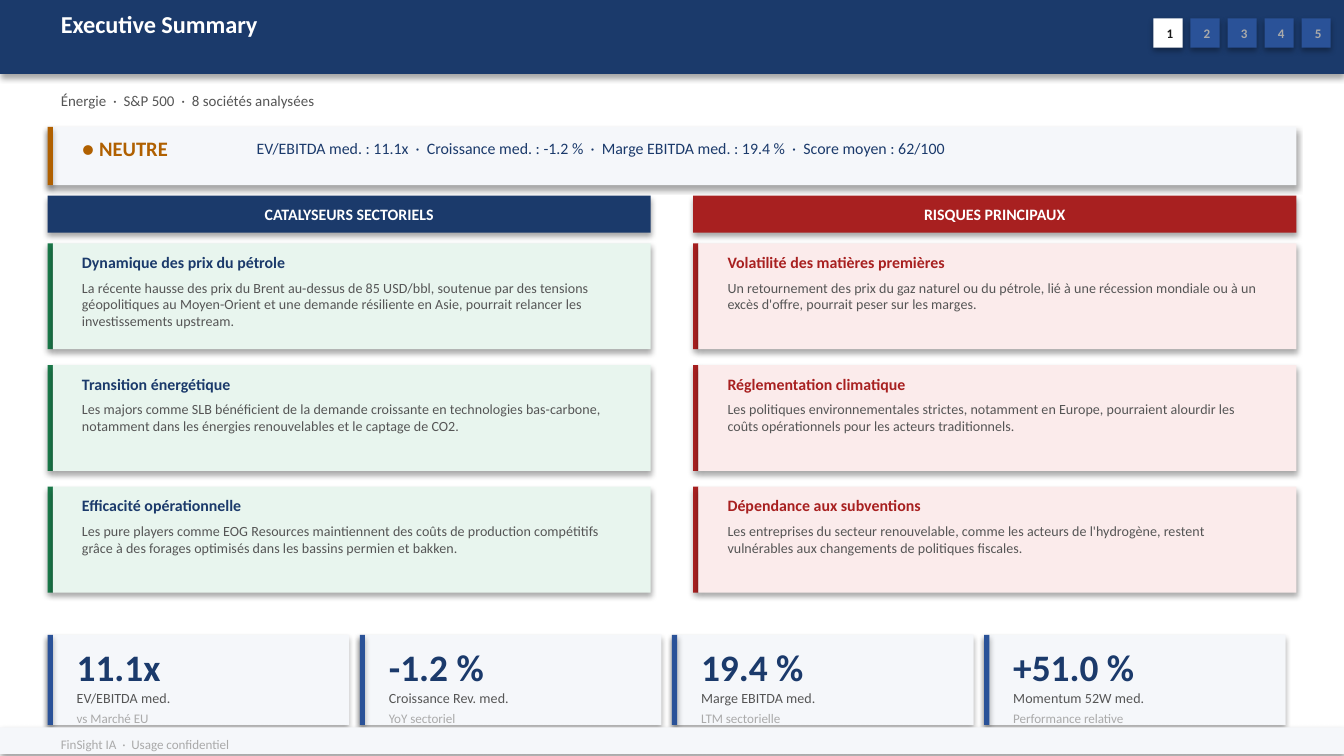
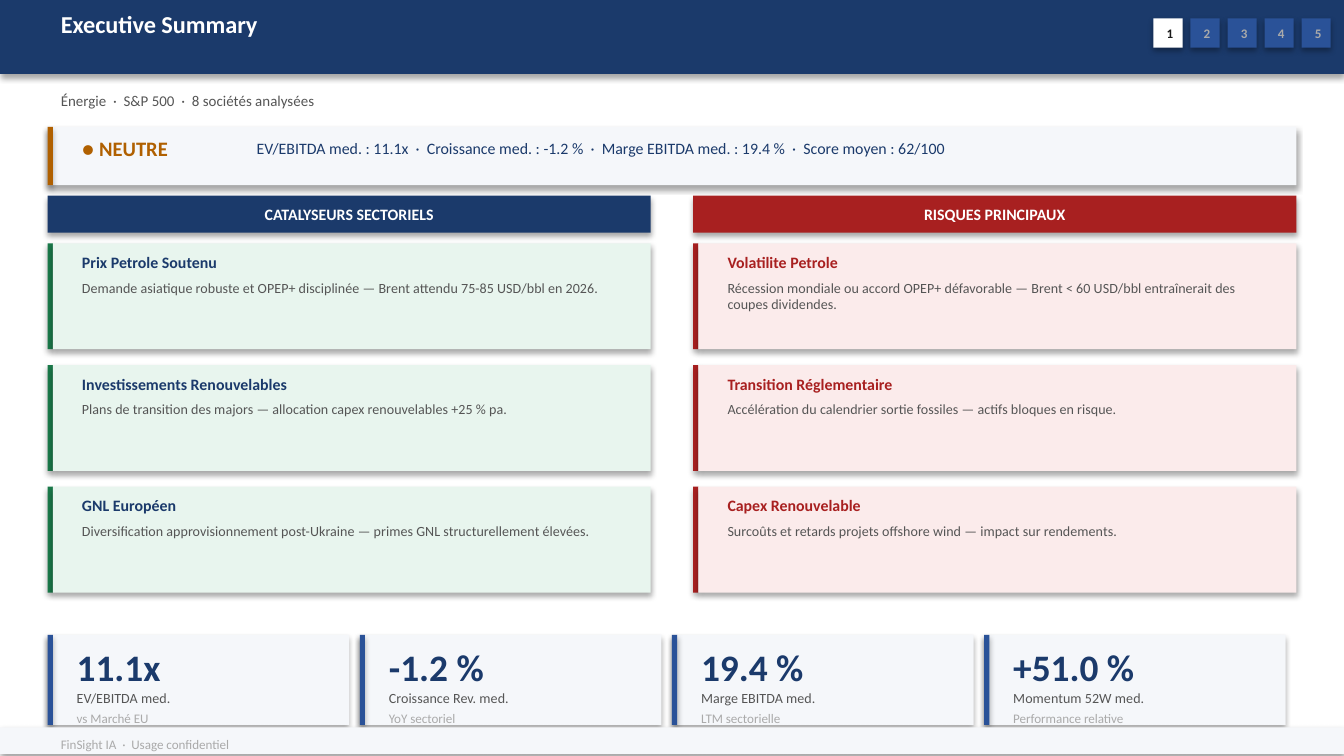
Before and after one commit to baptistejeh07-art/finsight-ia, a slide deck: slide 2 of preview/secteur_Energy_S&P_500/secteur_Energy_S&P_500.pptx. Drawn at 1344x756 pixels with LibreOffice and Linux fonts; fonts in the diff are those of the drawing. Boxes give left, top, right and bottom in pixels: in the first picture for what was removed or moved away, otherwise in the second. Text is boxed around its words. In the diff, an @@ line names an element or a change of style, - is before the commit and + after.

Commit message:
chore(preview): secteur_Energy_S&P_500 outputs regeneres

```diff
--- a/preview/secteur_Energy_S&P_500/secteur_Energy_S&P_500.pptx
+++ b/preview/secteur_Energy_S&P_500/secteur_Energy_S&P_500.pptx
@@ text at (82, 257, 217, 268): text changed @@
-Dynamique des prix du pétrole
+Prix Petrole Soutenu
@@ text at (728, 257, 837, 268): text changed @@
-Volatilité des matières premières
+Volatilite Petrole
@@ text at (82, 283, 598, 296): text changed @@
-La récente hausse des prix du Brent au-dessus de 85 USD/bbl, soutenue par des tensions géopolitiques au Moyen-Orient et une demande résiliente en Asie, pourrait relancer les investissements upstream.
+Demande asiatique robuste et OPEP+ disciplinée — Brent attendu 75-85 USD/bbl en 2026.
@@ text at (728, 283, 1235, 312): text changed @@
-Un retournement des prix du gaz naturel ou du pétrole, lié à une récession mondiale ou à un excès d'offre, pourrait peser sur les marges.
+Récession mondiale ou accord OPEP+ défavorable — Brent < 60 USD/bbl entraînerait des coupes dividendes.
@@ text at (82, 379, 287, 390): text changed @@
-Transition énergétique
+Investissements Renouvelables
@@ text at (728, 379, 892, 393): text changed @@
-Réglementation climatique
+Transition Réglementaire
@@ text at (82, 404, 507, 417): text changed @@
-Les majors comme SLB bénéficient de la demande croissante en technologies bas-carbone, notamment dans les énergies renouvelables et le captage de CO2.
+Plans de transition des majors — allocation capex renouvelables +25 % pa.
@@ text at (728, 404, 1116, 417): text changed @@
-Les politiques environnementales strictes, notamment en Europe, pourraient alourdir les coûts opérationnels pour les acteurs traditionnels.
+Accélération du calendrier sortie fossiles — actifs bloques en risque.
@@ text at (82, 500, 176, 514): text changed @@
-Efficacité opérationnelle
+GNL Européen
@@ text at (728, 500, 861, 514): text changed @@
-Dépendance aux subventions
+Capex Renouvelable
@@ text at (82, 526, 590, 539): text changed @@
-Les pure players comme EOG Resources maintiennent des coûts de production compétitifs grâce à des forages optimisés dans les bassins permien et bakken.
+Diversification approvisionnement post-Ukraine — primes GNL structurellement élevées.
@@ text at (728, 526, 1117, 539): text changed @@
-Les entreprises du secteur renouvelable, comme les acteurs de l'hydrogène, restent vulnérables aux changements de politiques fiscales.
+Surcoûts et retards projets offshore wind — impact sur rendements.
```
Also in this commit, not shown: 8 other slides changed, 2 other files.
